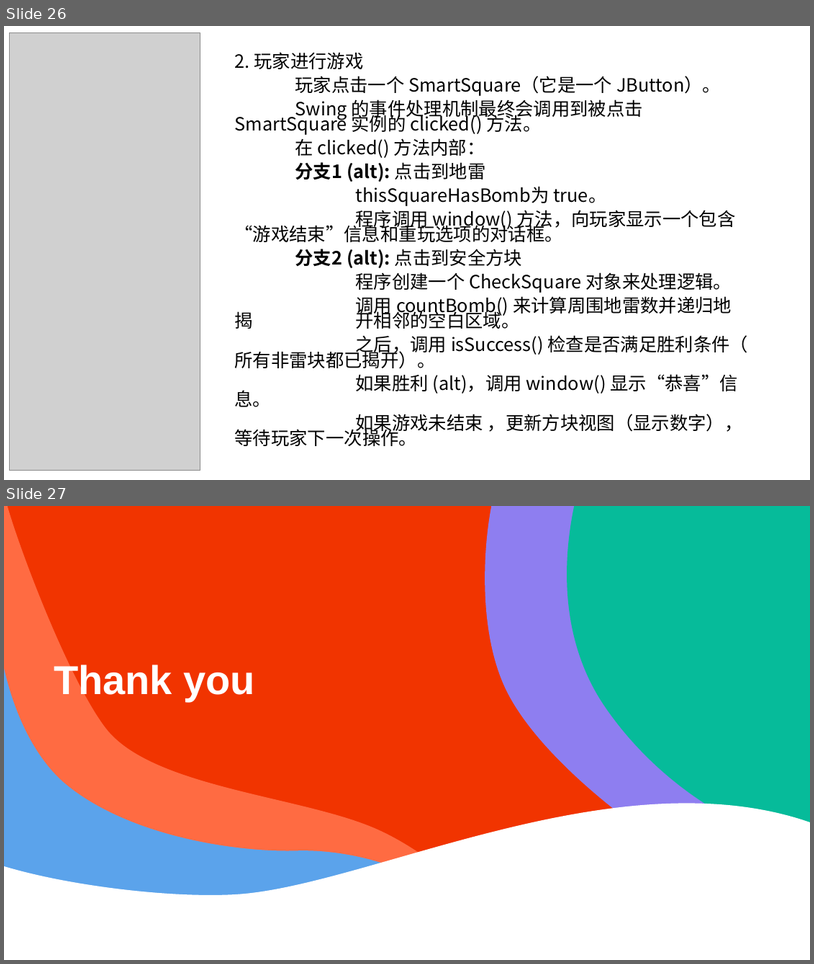
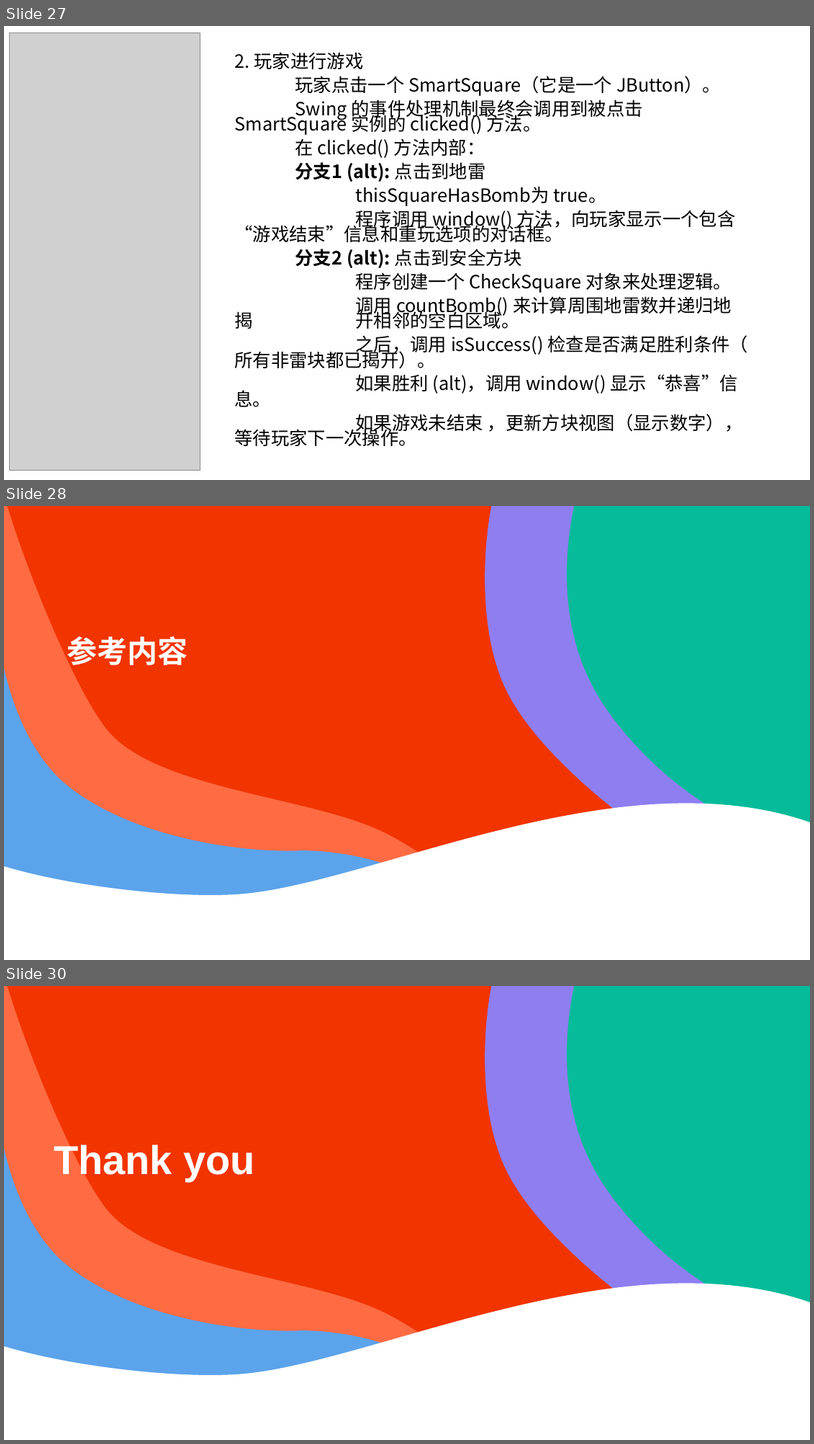
Before and after one commit to wzc506/mineswapper, a slide deck: uml.pptx. Shown one above the other, each under a label of ours: slides 26 and 27 before the commit, slides 27, 28 and 30 after it; the slides between them are not shown. The pictures are 814x964 and 814x1444 pixels, drawn with LibreOffice and Linux fonts; fonts in the diff are those of the drawing; grey boxes stand for pictures. Boxes give left, top, right and bottom in pixels: in the first picture for what was removed or moved away, otherwise in the second. Text is boxed around its words. In the diff, an @@ line names an element or a change of style, - is before the commit and + after.

```diff
--- a/uml.pptx
+++ b/uml.pptx
@@ slide 28 added at (4,506,810,960), background #000000; not listed: 6 template elements that a slide beside it also shows @@
@@ title added at (67,636,188,669), 36 pt, text #FFFFFF, bold @@
+参考内容
@@ what was slide 26 is now slide 27 @@
@@ what was slide 27 is now slide 30 @@
```
Also in this commit, not shown: 2 slides changed, 2 other slides added, 25 other files.
